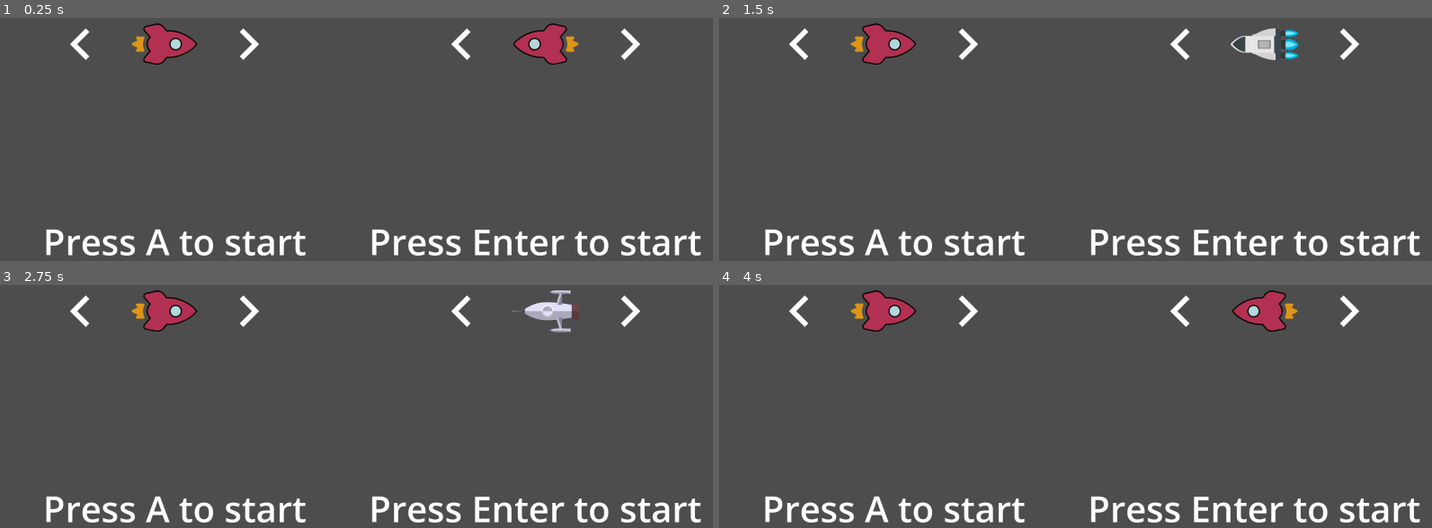
Above: before the commit, frames 1-4 (two rows, left to right).
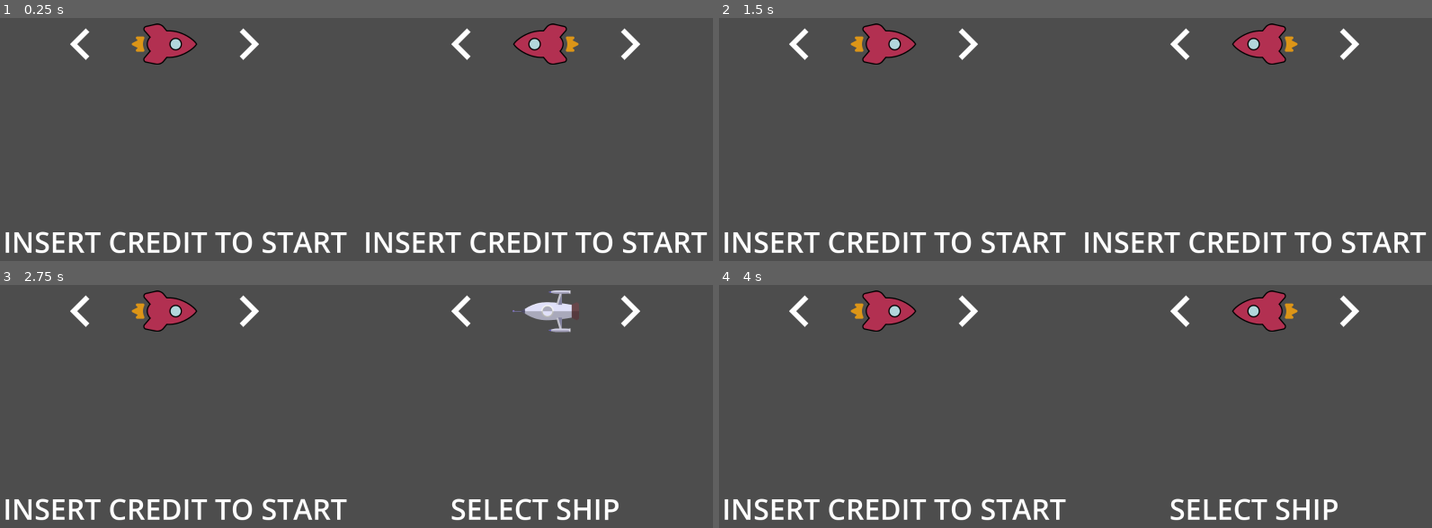
Above: after the commit, the same moments.

Repository: RajwolChapagain/Arcade-Game
Game: Godot game, scene res://UI/main_menu.tscn
The game is run twice, just before and just after one commit, with the same random seed, the same clock (stepped at 60 frames per second) and the same inputs. This scene is started directly instead of the project's main scene.
Inputs:
- Up to frame 1 (0.25 s): no input
- Up to frame 2 (1.5 s): tap A (p2_left) at 0.5 s; hold A (p2_left) 0.53-1.28 s; tap D (p2_right) at 0.8, 1.35 s
- Up to frame 3 (2.75 s): tap Up (p2_insert_coin, bound only after the commit) at 1.55 s; tap A (p2_left) at 2, 2.3 s; hold Up (p2_insert_coin, bound only after the commit) from 2.03 s (still down)
- Up to frame 4 (4 s): tap A (p2_left) at 2.75, 2.85, 3.5 s; release Up (p2_insert_coin, bound only after the commit) at 2.78 s; tap D (p2_right) at 3.05 s; hold D (p2_right) from 3.53 s (still down); tap Up (p2_insert_coin, bound only after the commit) at 3.8 s

The runs differ from the first frame. In frame 1, 5.1% of the frame differs, in the area x 0-100%, y 86-98%; in frame 2, 6.1%, in the area x 0-100%, y 2-98%; in frame 3, 4.8%; in frame 4, 4.8%.

Commit message:
Enable ship selection only after coin insertion

Diff:
--- a/UI/main_menu.gd
+++ b/UI/main_menu.gd
@@ -14,19 +14,49 @@
 		right_pointer = clamp(value, 0, ships_sprites.size() - 1)
 		set_sprite(2, ships_sprites[right_pointer])
 
-func _ready():
-	pass #▶Initialize sprite based on pointers
+var player1_inserted_coin = false
+var player2_inserted_coin = false
+var player1_ready = false
+var player2_ready = false
 
 func _input(event):
 	if event.is_action_pressed("p1_left"):
-		left_pointer -= 1
+		if player1_inserted_coin:
+			left_pointer -= 1
 	if event.is_action_pressed("p1_right"):
-		left_pointer += 1
+		if player1_inserted_coin:
+			left_pointer += 1
 	if event.is_action_pressed("p2_left"):
-		right_pointer -= 1
+		if player2_inserted_coin:
+			right_pointer -= 1
 	if event.is_action_pressed("p2_right"):
-		right_pointer += 1
+		if player2_inserted_coin:
+			right_pointer += 1
+
+	if event.is_action_pressed("p1_insert_coin"):
+		on_player_insert_coin(1)
+	if event.is_action_pressed("p2_insert_coin"):
+		on_player_insert_coin(2)
+
+	if event.is_action_pressed("p1_fire"):
+		if !player1_inserted_coin:
+			return
 
 func set_sprite(player, sprite : Texture2D):
 	var ship_sprite = $Selection/LeftItems/LeftShip if player == 1 else $Selection/RightItems/RightShip
 	ship_sprite.texture = sprite
+
+func on_player_insert_coin(player):
+	if player == 1:
+		player1_inserted_coin = true
+	elif player == 2:
+		player2_inserted_coin = true
+
+	set_prompt(player, "SELECT SHIP")
+
+func make_player_ready(player):
+	set_prompt(player, "READY!")
+
+func set_prompt(player, text):
+	var label = $Prompt/Label if player == 1 else $Prompt/Label2
+	label.text = text
--- a/UI/main_menu.tscn
+++ b/UI/main_menu.tscn
@@ -32,16 +32,16 @@
 [node name="Label" type="Label" parent="Prompt"]
 layout_mode = 2
 size_flags_horizontal = 3
-theme_override_font_sizes/font_size = 100
-text = "Press A to start"
+theme_override_font_sizes/font_size = 80
+text = "INSERT CREDIT TO START"
 horizontal_alignment = 1
 vertical_alignment = 1
 
 [node name="Label2" type="Label" parent="Prompt"]
 layout_mode = 2
 size_flags_horizontal = 3
-theme_override_font_sizes/font_size = 100
-text = "Press Enter to start"
+theme_override_font_sizes/font_size = 80
+text = "INSERT CREDIT TO START"
 horizontal_alignment = 1
 vertical_alignment = 1
 
--- a/project.godot
+++ b/project.godot
@@ -92,3 +92,13 @@
 "events": [Object(InputEventKey,"resource_local_to_scene":false,"resource_name":"","device":-1,"window_id":0,"alt_press …(182 unchanged characters)…
 ]
 }
+p1_insert_coin={
+"deadzone": 0.5,
+"events": [Object(InputEventJoypadButton,"resource_local_to_scene":false,"resource_name":"","device":-1,"button_index":0,"pressure":0.0,"pressed":true,"script":null)
+]
+}
+p2_insert_coin={
+"deadzone": 0.5,
+"events": [Object(InputEventKey,"resource_local_to_scene":false,"resource_name":"","device":-1,"window_id":0,"alt_pressed":false,"shift_pressed":false,"ctrl_pressed":false,"meta_pressed":false,"pressed":false,"keycode":0,"physical_keycode":4194320,"key_label":0,"unicode":0,"echo":false,"script":null)
+]
+}
